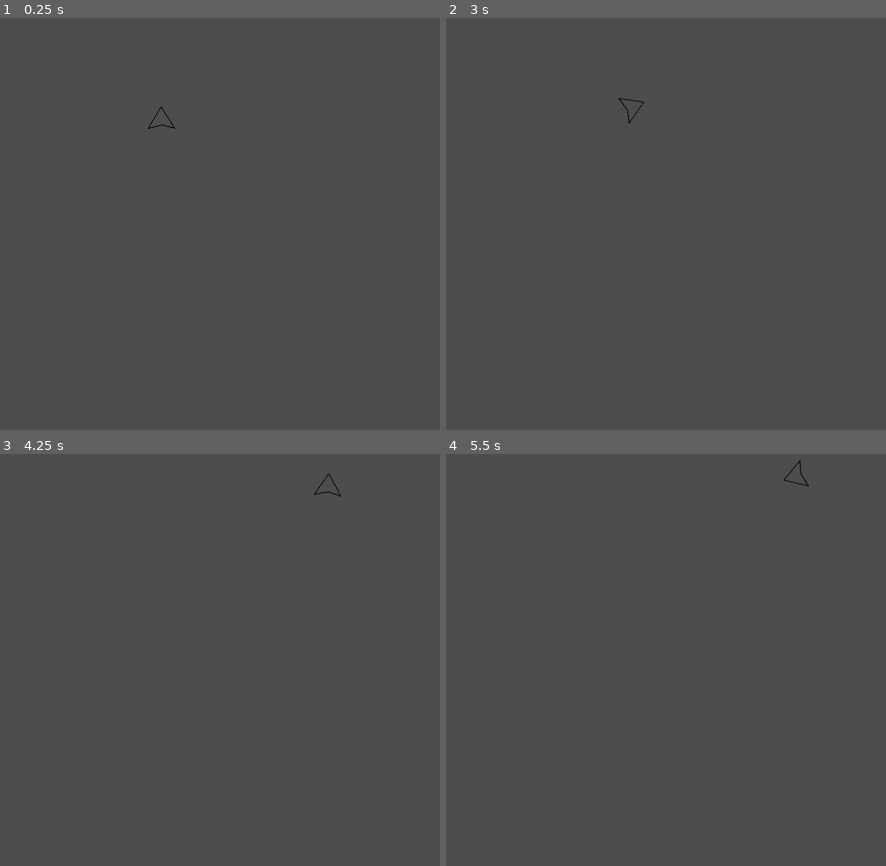
Above: before the commit, frames 1-4 (two rows, left to right).
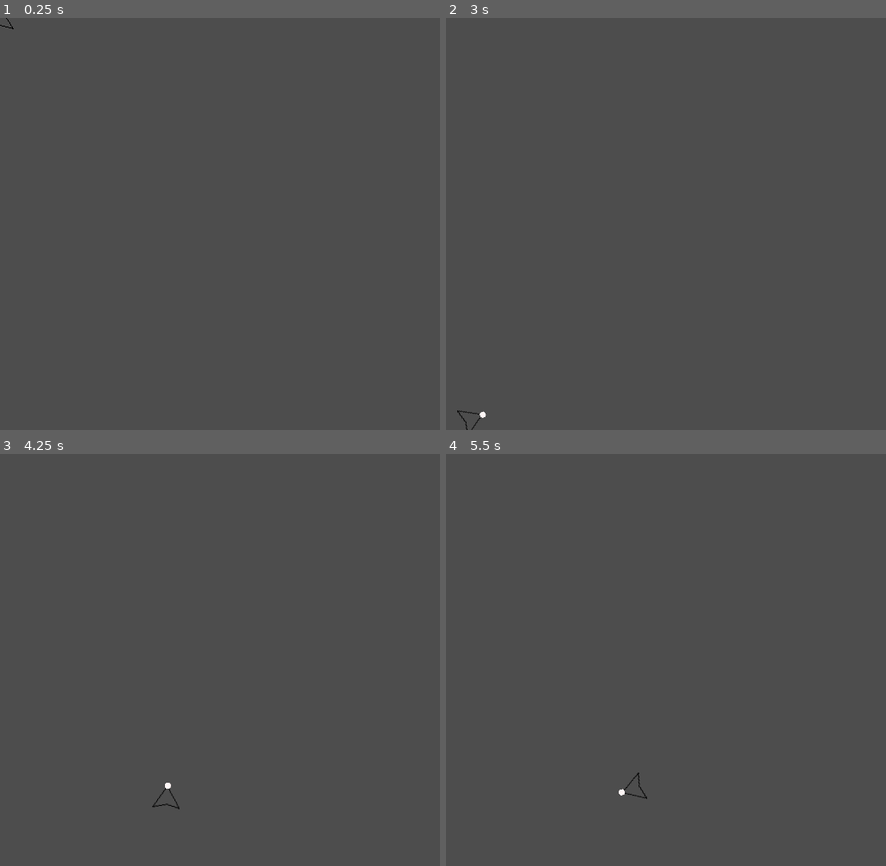
Above: after the commit, the same moments.

Repository: mgarrod193/Asteroids-Clone
Game: Godot game, scene res://Scenes/Player.tscn
The game is run twice, just before and just after one commit, with the same random seed, the same clock (stepped at 60 frames per second) and the same inputs. The project has no main scene, so this scene is started directly.
Inputs (mouse positions are in pixels of both pictures, inside the frame that each line leads up to):
- Up to frame 1 (0.25 s): no input
- Up to frame 2 (3 s): tap Enter at 0.5 s; move the mouse to (762, 203) at 0.52 s; hold D (rotate_right) 0.53-1.28 s; click (762, 203) at 0.6 s; move the mouse to (578, 244) at 1.27 s; hold A (rotate_left) 1.28-2.03 s; click (578, 244) at 1.35 s; move the mouse to (710, 133) at 2.02 s; hold D (rotate_right) 2.03-2.78 s; click (710, 133) at 2.1 s; move the mouse to (644, 306) at 2.77 s; hold W (forward) from 2.78 s (still down); click (644, 306) at 2.85 s
- Up to frame 3 (4.25 s): move the mouse to (352, 721) at 3.52 s; release W (forward) at 3.53 s; hold A (rotate_left) from 3.53 s (still down); click (352, 721) at 3.6 s
- Up to frame 4 (5.5 s): keep holding A (rotate_left); move the mouse to (534, 598) at 4.27 s; click (534, 598) at 4.35 s; move the mouse to (688, 660) at 5.02 s; click (688, 660) at 5.1 s

The runs differ from the first frame. In frame 1, less than 0.1% of the frame differs, in the area x 0-40%, y 0-27%; in frame 2, 0.1%; in frame 3, 0.1%, in the area x 34-78%, y 4-87%; in frame 4, 0.1%.

Commit message:
Added Weapon script to player and gave ability to shoot and create projectilce in scene. Renamed Torpedo Scene to Projectile Scene

Diff:
--- a/Scenes/Player.tscn
+++ b/Scenes/Player.tscn
@@ -2,19 +2,25 @@
 
 [ext_resource type="Script" uid="uid://cmjlsudmv42mr" path="res://Scripts/Player/player.gd" id="1_kyqiw"]
 [ext_resource type="Script" uid="uid://bbiwums7gkik1" path="res://Scripts/Player/movement.gd" id="1_rpqav"]
+[ext_resource type="Script" uid="uid://xng5toel4uge" path="res://Scripts/Player/weapon.gd" id="3_dewec"]
 [ext_resource type="Texture2D" uid="uid://6p12plvnubh7" path="res://Sprites/Asteroidplaceholderplayer.png" id="3_gntrk"]
+[ext_resource type="PackedScene" uid="uid://cg1p3aarjgnjd" path="res://Scenes/Projectile.tscn" id="4_5ixxa"]
 
 [sub_resource type="CircleShape2D" id="CircleShape2D_kyqiw"]
 radius = 14.0
 
 [node name="Player" type="CharacterBody2D" unique_id=69791035]
-position = Vector2(188, 116)
 script = ExtResource("1_kyqiw")
 
 [node name="Movement" type="Node" parent="." unique_id=2011549041]
 script = ExtResource("1_rpqav")
 
-[node name="Weapon" type="Node" parent="." unique_id=169295516]
+[node name="Weapon" type="Node" parent="." unique_id=169295516 groups=["bullets"]]
+script = ExtResource("3_dewec")
+bullet_scene = ExtResource("4_5ixxa")
+
+[node name="BulletSpawnPos" type="Marker2D" parent="Weapon" unique_id=261825313]
+position = Vector2(0, -13)
 
 [node name="CollisionShape2D" type="CollisionShape2D" parent="." unique_id=834658857]
 position = Vector2(0, 5)
--- a/Scenes/Torpedo.tscn
+++ b/Scenes/Projectile.tscn
@@ -1,10 +1,14 @@
 [gd_scene format=3 uid="uid://cg1p3aarjgnjd"]
 
+[ext_resource type="Texture2D" uid="uid://kkiikala5umq" path="res://Sprites/bulletplaceholder.png" id="1_0pm0o"]
+
 [sub_resource type="CircleShape2D" id="CircleShape2D_bu3cc"]
+radius = 4.0
 
-[node name="Torpedo" type="Area2D" unique_id=1825135199]
+[node name="Projectile" type="Area2D" unique_id=1825135199]
 
 [node name="Sprite2D" type="Sprite2D" parent="." unique_id=1241451012]
+texture = ExtResource("1_0pm0o")
 
 [node name="CollisionShape2D" type="CollisionShape2D" parent="." unique_id=396401192]
 shape = SubResource("CircleShape2D_bu3cc")
--- /dev/null
+++ b/Scripts/Player/weapon.gd
@@ -0,0 +1,17 @@
+extends Node
+
+@export var bullet_scene : PackedScene
+
+# Called every frame. 'delta' is the elapsed time since the previous frame.
+func _process(_delta: float) -> void:
+		#check for player input and shoot bullet if true
+		if Input.is_action_just_pressed("shoot"):
+			_shoot()
+
+#creates bullet_scene and adds into game
+func _shoot():
+	var bullet = bullet_scene.instantiate()
+	bullet.position = $BulletSpawnPos.position
+	bullet.add_to_group("bullets")
+	get_tree().current_scene.add_child(bullet)
+	print("fired")
--- /dev/null
+++ b/icon.svg
@@ -0,0 +1 @@
+<svg xmlns="http://www.w3.org/2000/svg" width="128" height="128"><rect width="124" height="124" x="2" y="2" fill="#363d52" stroke="#212532" stroke-width="4" rx="14"/><g fill="#fff" transform="translate(12.322 12.322)scale(.101)"><path d="M105 673v33q407 354 814 0v-33z"/><path fill="#478cbf" d="m105 673 152 14q12 1 15 14l4 67 132 10 8-61q2-11 15-15h162q13 4 15 15l8 61 132-10 4-67q3-13 15-14l152-14V427q30-39 56-81-35-59-83-108-43 20-82 47-40-37-88-64 7-51 8-102-59-28-123-42-26 43-46 89-49-7-98 0-20-46-46-89-64 14-123 42 1 51 8 102-48 27-88 64-39-27-82-47-48 49-83 108 26 42 56 81zm0 33v39c0 276 813 276 814 0v-39l-134 12-5 69q-2 10-14 13l-162 11q-12 0-16-11l-10-65H446l-10 65q-4 11-16 11l-162-11q-12-3-14-13l-5-69z"/><path d="M483 600c0 34 58 34 58 0v-86c0-34-58-34-58 0z"/><circle cx="725" cy="526" r="90"/><circle cx="299" cy="526" r="90"/></g><g fill="#414042" transform="translate(12.322 12.322)scale(.101)"><circle cx="307" cy="532" r="60"/><circle cx="717" cy="532" r="60"/></g></svg>
--- a/project.godot
+++ b/project.godot
@@ -23,6 +23,7 @@
 
 folder_colors={
 "res://Audio/": "pink",
+"res://Resources/": "purple",
 "res://Scenes/": "green",
 "res://Scripts/": "blue",
 "res://Sprites/": "yellow"
@@ -48,6 +49,12 @@
 , Object(InputEventKey,"resource_local_to_scene":false,"resource_name":"","device":-1,"window_id":0,"alt_pressed":false …(186 unchanged characters)…
 ]
 }
+shoot={
+"deadzone": 0.2,
+"events": [Object(InputEventMouseButton,"resource_local_to_scene":false,"resource_name":"","device":-1,"window_id":0,"alt_pressed":false,"shift_pressed":false,"ctrl_pressed":false,"meta_pressed":false,"button_mask":1,"position":Vector2(227, 3),"global_position":Vector2(241, 76),"factor":1.0,"button_index":1,"canceled":false,"pressed":true,"double_click":false,"script":null)
+, Object(InputEventKey,"resource_local_to_scene":false,"resource_name":"","device":-1,"window_id":0,"alt_pressed":false,"shift_pressed":false,"ctrl_pressed":false,"meta_pressed":false,"pressed":false,"keycode":0,"physical_keycode":32,"key_label":0,"unicode":32,"location":0,"echo":false,"script":null)
+]
+}
 
 [physics]
 
Not shown, added: Scripts/Player/weapon.gd.uid
Binary file added: Sprites/bulletplaceholder.png
Not shown, added: Sprites/bulletplaceholder.png.import
Not shown, added: icon.svg.import
